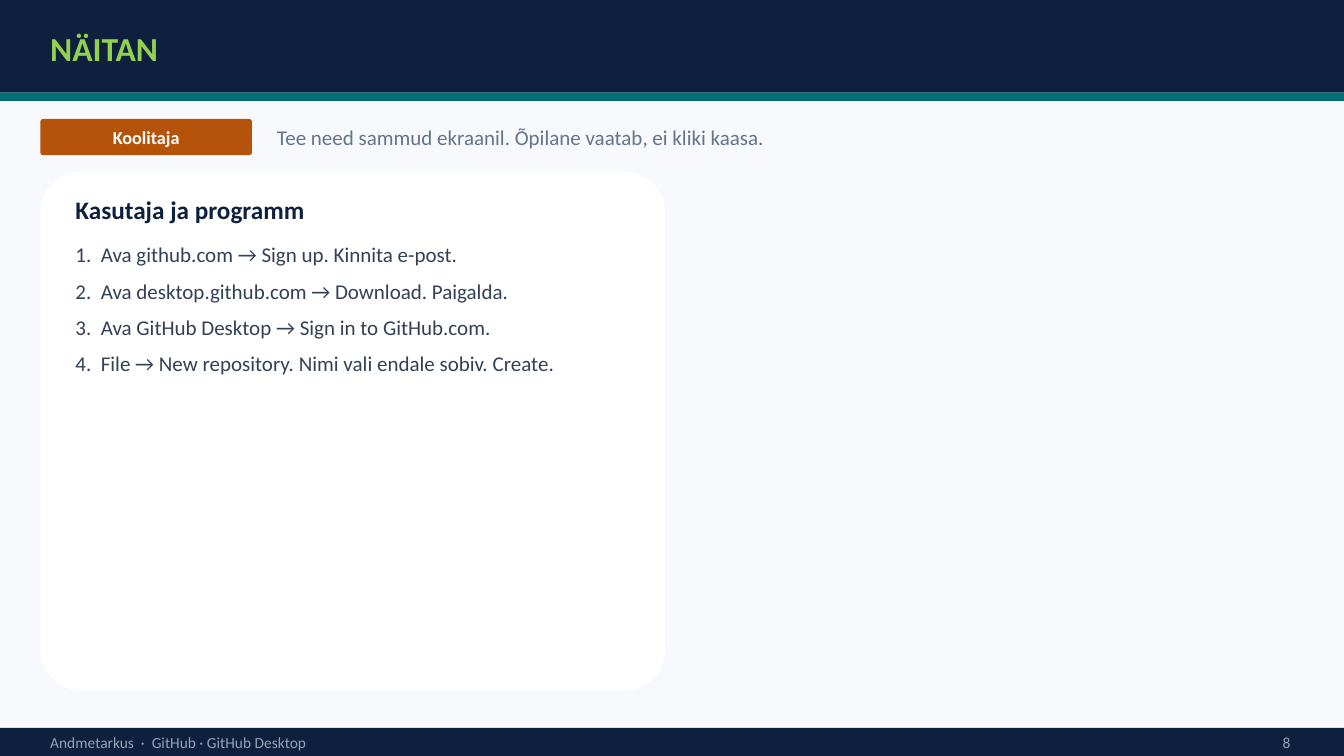
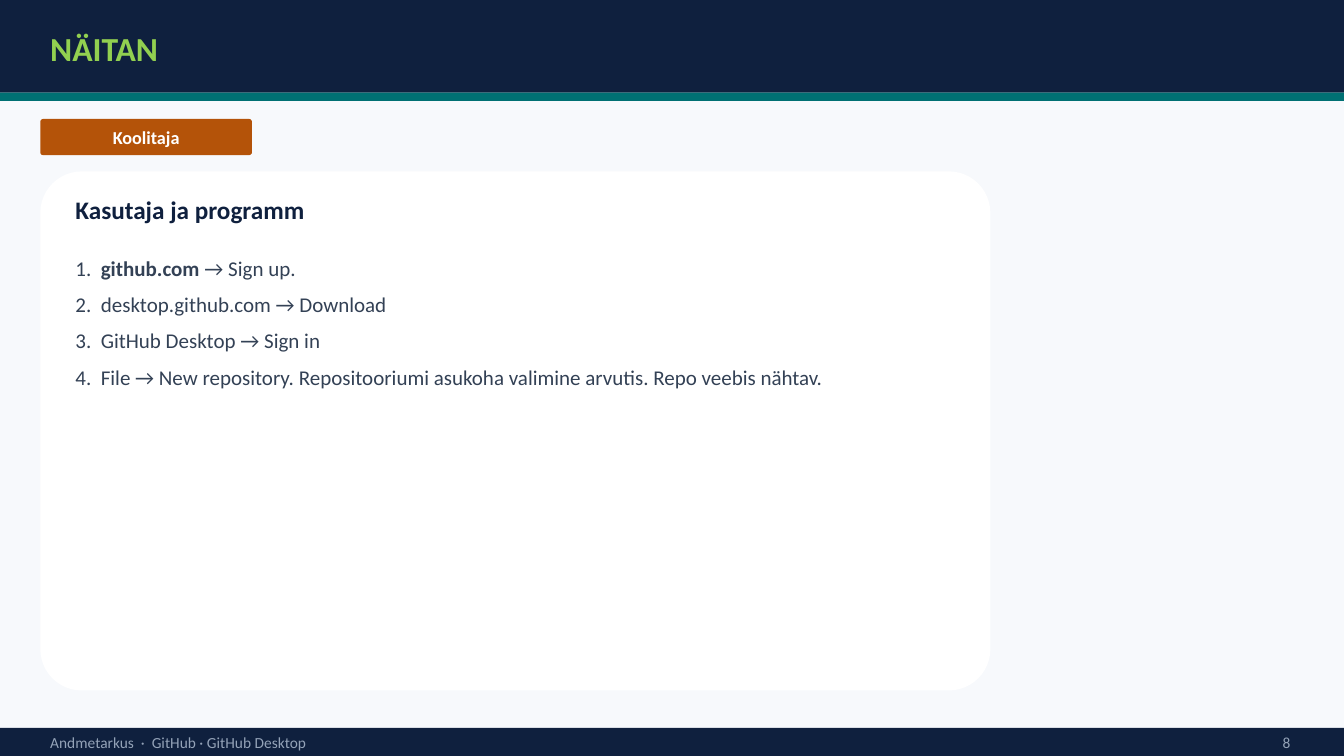
Before and after one commit to emilieabel/andmetarkus, a slide deck: slide 6 of Materjalid/Day15 AI Github/github-desktop-esitlus.pptx (slide 8 before the commit). Drawn at 1344x756 pixels with LibreOffice and Linux fonts; fonts in the diff are those of the drawing. Boxes give left, top, right and bottom in pixels: in the first picture for what was removed or moved away, otherwise in the second. Text is boxed around its words. In the diff, an @@ line names an element or a change of style, - is before the commit and + after.

```diff
--- a/Materjalid/Day15 AI Github/github-desktop-esitlus.pptx
+++ b/Materjalid/Day15 AI Github/github-desktop-esitlus.pptx
@@ text removed at box(277, 128, 764, 149) @@
-Tee need sammud ekraanil. Õpilane vaatab, ei kliki kaasa.
@@ rounded rectangle: place and size @@
-rounded rectangle at box(40, 171, 665, 691)
+rounded rectangle at box(40, 171, 991, 691)
@@ text at box(75, 261, 822, 389): text changed @@
-1. Ava github.com → Sign up. Kinnita e-post.
-2. Ava desktop.github.com → Download. Paigalda.
-3. Ava GitHub Desktop → Sign in to GitHub.com.
-4. File → New repository. Nimi vali endale sobiv. Create.
+1. github.com → Sign up.
+2. desktop.github.com → Download
+3. GitHub Desktop → Sign in
+4. File → New repository. Repositooriumi asukoha valimine arvutis. Repo veebis nähtav.
```
Also in this commit, not shown: 7 other slides changed, 5 slides added, 4 slides removed, 16 other files.
